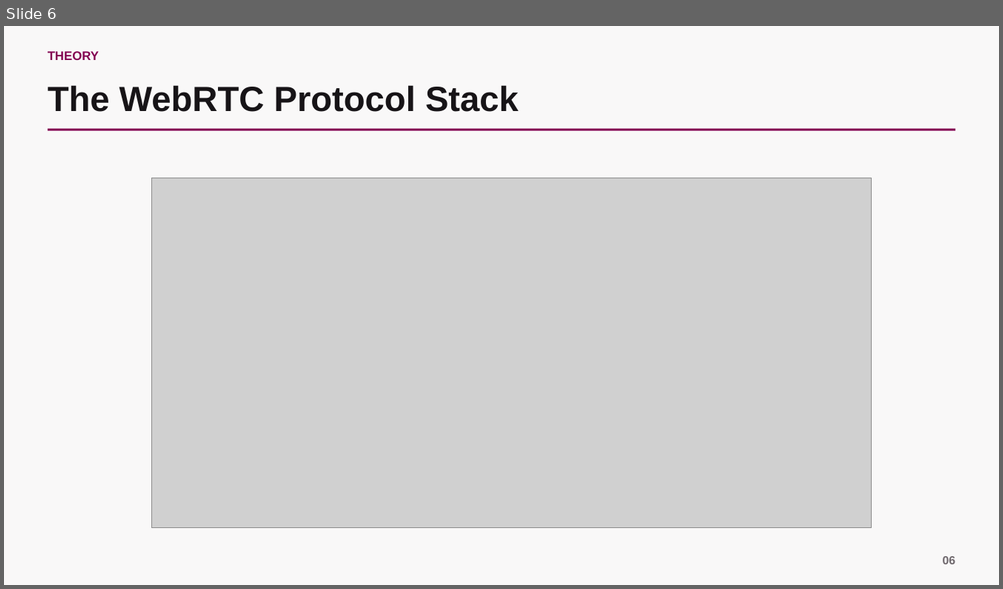
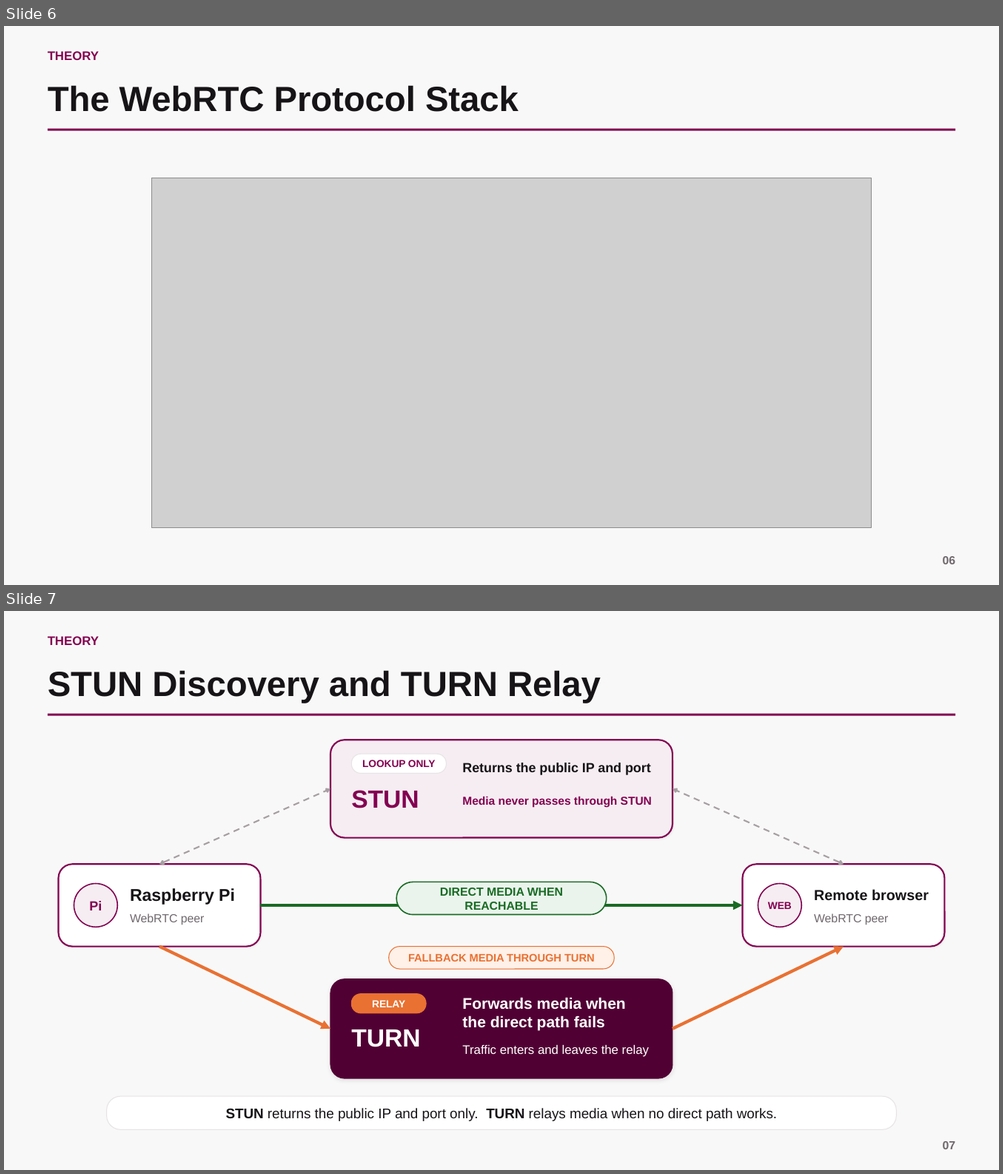
Before and after one commit to scarlet-radio-control/scarlet-radio-control, a slide deck: PRESENTATION.pptx. Shown one above the other, each under a label of ours: slide 6 before the commit, slides 6 and 7 after it. The pictures are 1003x589 and 1003x1174 pixels, drawn with LibreOffice and Linux fonts; fonts in the diff are those of the drawing; grey boxes stand for pictures. Boxes give left, top, right and bottom in pixels: in the first picture for what was removed or moved away, otherwise in the second. Text is boxed around its words. In the diff, an @@ line names an element or a change of style, - is before the commit and + after.

```diff
--- a/PRESENTATION.pptx
+++ b/PRESENTATION.pptx
@@ slide 7 added at (4, 611, 999, 1170), background #F9F8F8 @@
@@ text added at (48, 636, 99, 645), 12 pt, text #830051, bold @@
+THEORY
@@ text added at (48, 670, 600, 703), 33.8 pt, text #171417, bold @@
+STUN Discovery and TURN Relay
@@ rectangle added at (47, 714, 956, 716), fill #830051 @@
@@ rounded rectangle added at (331, 740, 672, 838), fill #F5EDF2, outline #830051 1.5 pt @@
@@ rounded rectangle added at (352, 755, 447, 774), fill #FFFFFF, outline #E7E3E5 0.75 pt, 9.8 pt, text #830051, bold @@
+LOOKUP ONLY
@@ text added at (462, 763, 651, 775), 12.8 pt, text #171417, bold @@
+Returns the public IP and port
@@ double arrow added from (159, 865) to (331, 789), #A69FA3 1.5 pt dashed @@
@@ text added at (351, 790, 418, 809), 24 pt, text #830051, bold @@
+STUN
@@ text added at (462, 796, 652, 807), 11 pt, text #830051, bold @@
+Media never passes through STUN
@@ double arrow added from (843, 865) to (672, 789), #A69FA3 1.5 pt dashed @@
@@ rounded rectangle added at (59, 865, 261, 947), fill #FFFFFF, outline #830051 1.5 pt @@
@@ rounded rectangle added at (743, 865, 945, 947), fill #FFFFFF, outline #830051 1.5 pt @@
@@ ellipse added at (74, 884, 117, 927), fill #F5EDF2, outline #830051 1.13 pt, 12.8 pt, text #830051, bold @@
+Pi
@@ text added at (130, 889, 235, 905), 16.5 pt, text #171417, bold @@
+Raspberry Pi
@@ rounded rectangle added at (396, 883, 606, 915), fill #EAF4EC, outline #196B24 1.13 pt, 11.2 pt, text #196B24, bold @@
+DIRECT MEDIA WHEN REACHABLE
@@ ellipse added at (757, 884, 801, 927), fill #F5EDF2, outline #830051 1.13 pt, 9.8 pt, text #830051, bold @@
+WEB
@@ text added at (814, 889, 928, 901), 14.2 pt, text #171417, bold @@
+Remote browser
@@ text added at (130, 914, 205, 925), 11.2 pt, text #6F686D @@
+WebRTC peer
@@ arrow added from (261, 906) to (743, 906), #196B24 3 pt @@
@@ text added at (814, 914, 888, 925), 11.2 pt, text #6F686D @@
+WebRTC peer
@@ arrow added from (159, 947) to (331, 1029), #E97132 3 pt @@
@@ rounded rectangle added at (389, 947, 614, 969), fill #FFF0E8, outline #E97132 0.75 pt, 10.5 pt, text #E97132, bold @@
+FALLBACK MEDIA THROUGH TURN
@@ arrow added from (672, 1029) to (843, 947), #E97132 3 pt @@
@@ rounded rectangle added at (331, 980, 672, 1079), fill #510034, outline #510034 0.75 pt @@
@@ rounded rectangle added at (352, 994, 427, 1014), fill #E97132, outline #E97132 0.75 pt, 9.8 pt, text #FFFFFF, bold @@
+RELAY
@@ text added at (462, 997, 626, 1031), 15 pt, text #FFFFFF, bold @@
+Forwards media when the direct path fails
@@ text added at (351, 1030, 420, 1048), 24 pt, text #FFFFFF, bold @@
+TURN
@@ text added at (462, 1045, 649, 1057), 12 pt, text #FFFFFF @@
+Traffic enters and leaves the relay
@@ rounded rectangle added at (107, 1096, 896, 1130), fill #FFFFFF, outline #E7E3E5 0.75 pt, 13.5 pt, text #171417 @@
+STUN returns the public IP and port only. TURN relays media when no direct path works.
@@ text added at (942, 1142, 956, 1150), 11.2 pt, text #6F686D, bold @@
+07
```
Also in this commit, not shown: 1 slide removed.
